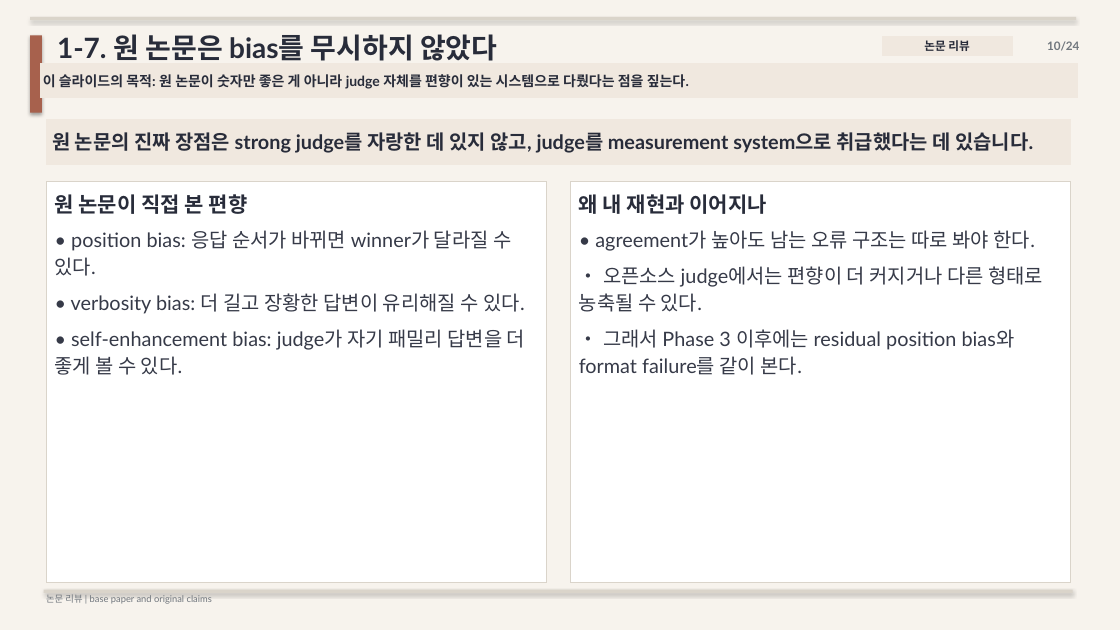
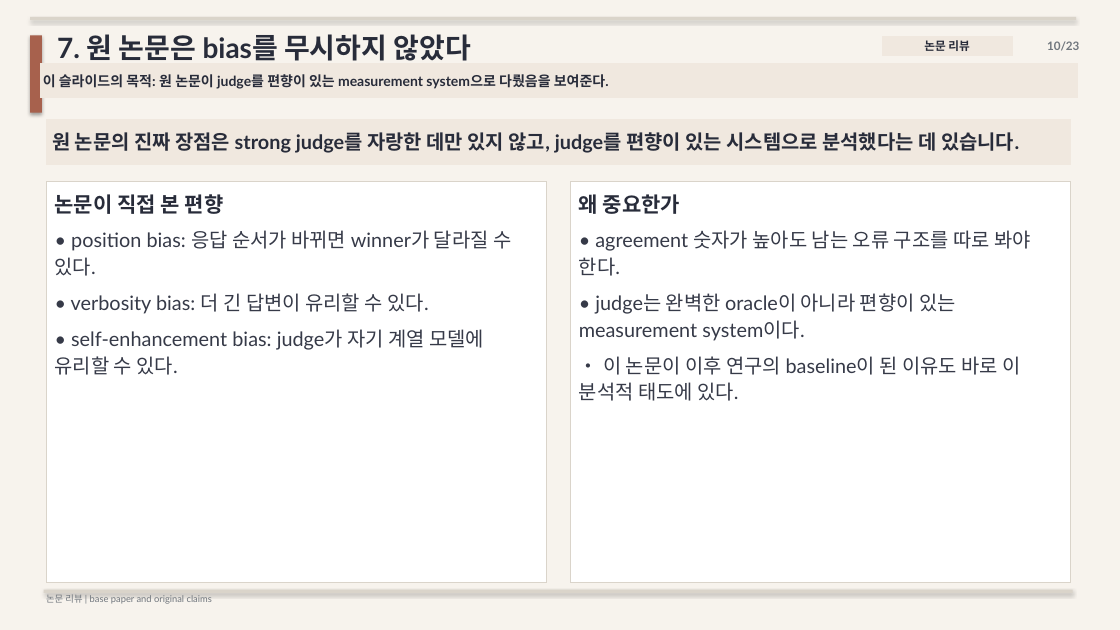
Before and after one commit to kook222/mt_bench_repro, a slide deck: slide 10 of presentation/mt_bench_paper_study.pptx. Drawn at 1120x630 pixels with LibreOffice and Linux fonts; fonts in the diff are those of the drawing. Boxes give left, top, right and bottom in pixels: in the first picture for what was removed or moved away, otherwise in the second. Text is boxed around its words. In the diff, an @@ line names an element or a change of style, - is before the commit and + after.

```diff
--- a/presentation/mt_bench_paper_study.pptx
+++ b/presentation/mt_bench_paper_study.pptx
@@ text at [57, 34, 471, 61]: text changed @@
-1-7. 원 논문은 bias를 무시하지 않았다
+7. 원 논문은 bias를 무시하지 않았다
@@ text at [1047, 41, 1079, 51]: text changed @@
-10/24
+10/23
@@ text in rectangle at [43, 74, 609, 89]: text changed @@
-이 슬라이드의 목적: 원 논문이 숫자만 좋은 게 아니라 judge 자체를 편향이 있는 시스템으로 다뤘다는 점을 짚는다.
+이 슬라이드의 목적: 원 논문이 judge를 편향이 있는 measurement system으로 다뤘음을 보여준다.
@@ text in rectangle at [52, 132, 1019, 153]: text changed @@
-원 논문의 진짜 장점은 strong judge를 자랑한 데 있지 않고, judge를 measurement system으로 취급했다는 데 있습니다.
+원 논문의 진짜 장점은 strong judge를 자랑한 데만 있지 않고, judge를 편향이 있는 시스템으로 분석했다는 데 있습니다.
@@ text at [55, 194, 224, 214]: text changed @@
-원 논문이 직접 본 편향
+논문이 직접 본 편향
@@ text at [579, 194, 680, 214]: text changed @@
-왜 내 재현과 이어지나
+왜 중요한가
@@ text at [579, 230, 1031, 401]: text changed @@
-• agreement가 높아도 남는 오류 구조는 따로 봐야 한다.
-• 오픈소스 judge에서는 편향이 더 커지거나 다른 형태로 농축될 수 있다.
-• 그래서 Phase 3 이후에는 residual position bias와 format failure를 같이 본다.
+• agreement 숫자가 높아도 남는 오류 구조를 따로 봐야 한다.
+• judge는 완벽한 oracle이 아니라 편향이 있는 measurement system이다.
+• 이 논문이 이후 연구의 baseline이 된 이유도 바로 이 분석적 태도에 있다.
@@ text at [55, 293, 484, 375]: text changed @@
-• verbosity bias: 더 길고 장황한 답변이 유리해질 수 있다.
-• self-enhancement bias: judge가 자기 패밀리 답변을 더 좋게 볼 수 있다.
+• verbosity bias: 더 긴 답변이 유리할 수 있다.
+• self-enhancement bias: judge가 자기 계열 모델에 유리할 수 있다.
```
Also in this commit, not shown: 21 other slides changed, 1 slide added, 2 slides removed, 3 other files.
